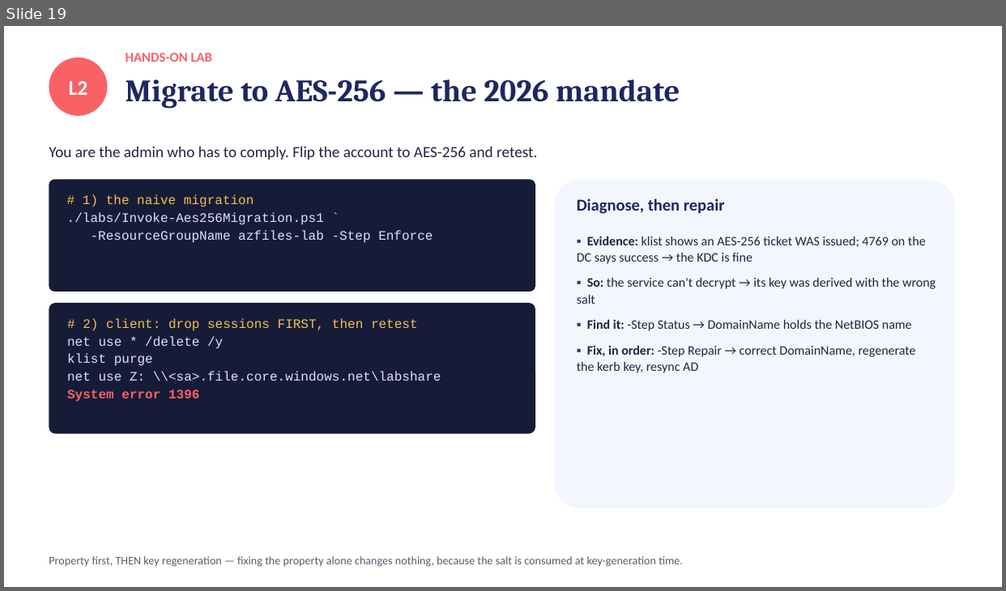
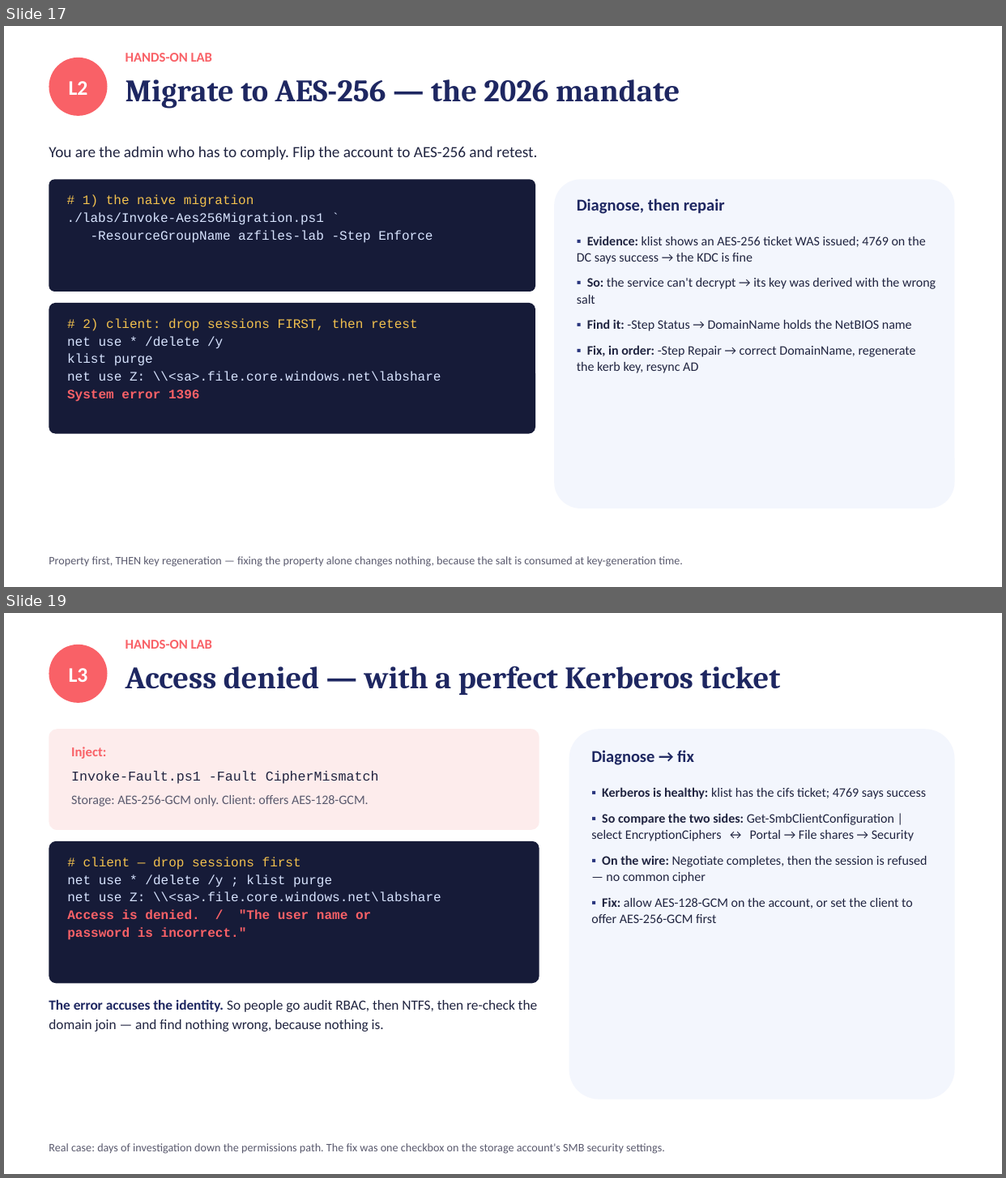
Before and after one commit to kmin1223/azfiles-lab, a slide deck: session1-adds-deck.pptx. Shown one above the other, each under a label of ours: slide 19 before the commit, slides 17 and 19 after it; the slides between them are not shown. The pictures are 1006x591 and 1006x1178 pixels, drawn with LibreOffice and Linux fonts; fonts in the diff are those of the drawing. Boxes give left, top, right and bottom in pixels: in the first picture for what was removed or moved away, otherwise in the second. Text is boxed around its words. In the diff, an @@ line names an element or a change of style, - is before the commit and + after.

```diff
--- a/session1-adds-deck.pptx
+++ b/session1-adds-deck.pptx
@@ slide 19 added at [4, 613, 1002, 1174], background #FFFFFF @@
@@ ellipse added at [49, 645, 108, 703], fill #F96167, 20 pt, text #FFFFFF, bold @@
+L3
@@ text added at [126, 640, 212, 649], 13 pt, text #F96167, bold @@
+HANDS-ON LAB
@@ text added at [126, 666, 780, 695], 30 pt, text #1E2761, bold @@
+Access denied — with a perfect Kerberos ticket
@@ rounded rectangle added at [49, 729, 539, 830], fill #FDECEC @@
@@ rounded rectangle added at [569, 729, 955, 1100], fill #F3F6FD @@
@@ text added at [71, 747, 379, 807], 12.5 pt, text #5A5A6E @@
+Inject:
+Invoke-Fault.ps1 -Fault CipherMismatch
+Storage: AES-256-GCM only. Client: offers AES-128-GCM.
@@ text added at [591, 750, 694, 765], 16 pt, text #1E2761, bold @@
+Diagnose → fix
@@ text added at [591, 787, 927, 923], 12.5 pt, text #202440 @@
+▪ Kerberos is healthy: klist has the cifs ticket; 4769 says success
+▪ So compare the two sides: Get-SmbClientConfiguration | select EncryptionCiphers ↔ Portal → File shares → Security
+▪ On the wire: Negotiate completes, then the session is refused — no common cipher
+▪ Fix: allow AES-128-GCM on the account, or set the client to offer AES-256-GCM first
@@ rounded rectangle added at [49, 841, 539, 983], fill #161B38, 12.5 pt, text #D8E4FF @@
+# client — drop sessions first
+net use * /delete /y ; klist purge
+net use Z: \\<sa>.file.core.windows.net\labshare
+Access is denied. / "The user name or
+password is incorrect."
@@ text added at [49, 1000, 537, 1032], 13.5 pt, text #202440 @@
+The error accuses the identity. So people go audit RBAC, then NTFS, then re-check the domain join — and find nothing wrong, because nothing is.
@@ text added at [49, 1144, 665, 1154], 11 pt, text #5A5A6E @@
+Real case: days of investigation down the permissions path. The fix was one checkbox on the storage account's SMB security settings.
@@ what was slide 19 is now slide 17 @@
```
Also in this commit, not shown: 5 slides changed, 7 other files.
